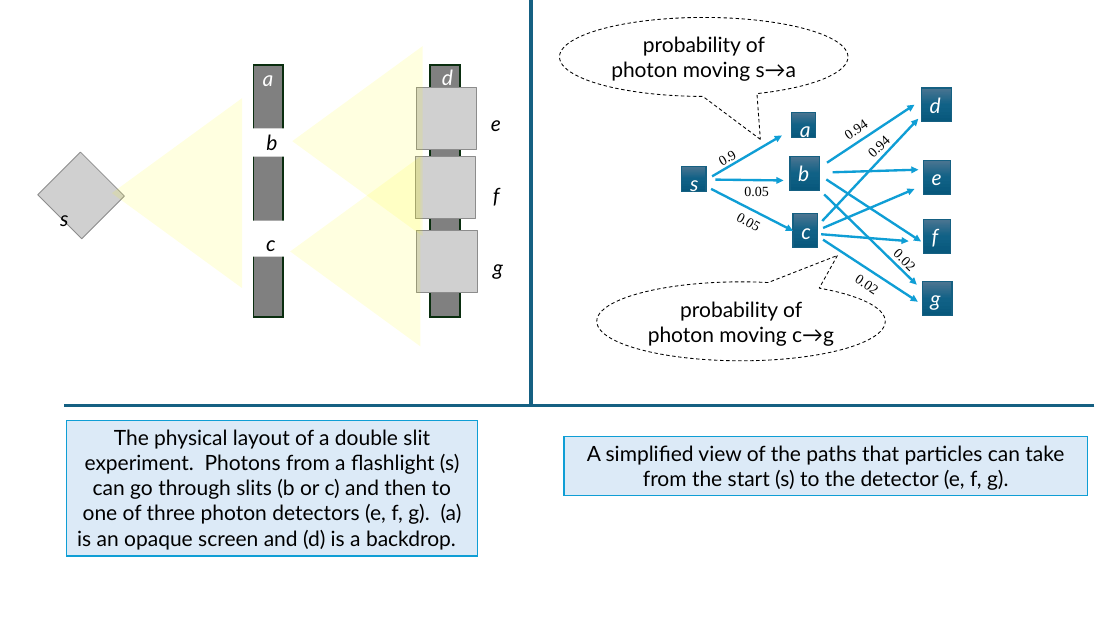
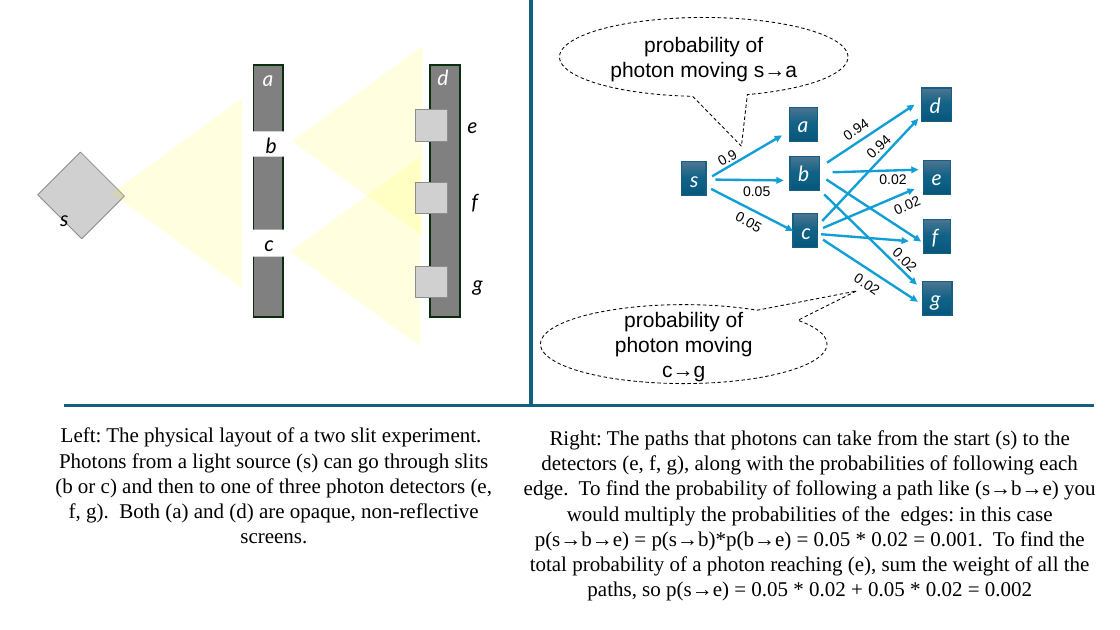
Before and after one commit to wwcohen/wwcohen.github.io, a slide deck: slide 1 of qm/double-slit.pptx. Drawn at 1120x630 pixels with LibreOffice and Linux fonts; fonts in the diff are those of the drawing; grey boxes stand for pictures. Boxes give left, top, right and bottom in pixels: in the first picture for what was removed or moved away, otherwise in the second. Text is boxed around its words. In the diff, an @@ line names an element or a change of style, - is before the commit and + after.

```diff
--- a/qm/double-slit.pptx
+++ b/qm/double-slit.pptx
@@ speech bubble "probability of photon moving s→a" at (x1=560, y1=18, x2=848, y2=97): font Lato to Arial; proportions changed @@
@@ picture removed at (x1=416, y1=87, x2=476, y2=150) @@
@@ text "d" rewrapped from (x1=442, y1=69, x2=453, y2=90) to (x1=437, y1=69, x2=448, y2=85) @@
@@ picture added at (x1=416, y1=110, x2=448, y2=141) @@
@@ text "e" moved from (x1=491, y1=120, x2=501, y2=131) to (x1=467, y1=122, x2=477, y2=133) @@
@@ rectangle "a" resized from (x1=791, y1=113, x2=816, y2=138) to (x1=790, y1=108, x2=818, y2=141) @@
@@ text "b" rewrapped from (x1=266, y1=134, x2=277, y2=150) to (x1=266, y1=137, x2=277, y2=158) @@
@@ picture removed at (x1=415, y1=157, x2=476, y2=219) @@
@@ rectangle "s" resized from (x1=682, y1=166, x2=707, y2=192) to (x1=682, y1=162, x2=707, y2=196) @@
@@ rectangle "s" at (x1=682, y1=162, x2=707, y2=196): vertical alignment top to middle @@
@@ text added at (x1=879, y1=174, x2=906, y2=184), 12 pt, text #000000 @@
+0.02
@@ picture added at (x1=416, y1=182, x2=448, y2=213) @@
@@ text "f" moved from (x1=493, y1=187, x2=500, y2=206) to (x1=471, y1=193, x2=478, y2=212) @@
@@ rectangle resized from (x1=221, y1=221, x2=307, y2=257) to (x1=221, y1=230, x2=307, y2=257) @@
@@ picture removed at (x1=417, y1=230, x2=477, y2=292) @@
@@ font Times New Roman to Arial in 7 elements at (x1=721, y1=150, x2=738, y2=169), (x1=751, y1=582, x2=788, y2=597), (x1=743, y1=186, x2=770, y2=196), (x1=871, y1=532, x2=908, y2=547), (x1=872, y1=144, x2=880, y2=163), (x1=848, y1=124, x2=864, y2=144), (x1=926, y1=582, x2=963, y2=597) @@
@@ picture added at (x1=416, y1=266, x2=448, y2=297) @@
@@ text "g" moved from (x1=493, y1=264, x2=503, y2=279) to (x1=473, y1=280, x2=483, y2=295) @@
@@ speech bubble "probability of photon moving c→g" at (x1=540, y1=305, x2=827, y2=384): font Lato to Arial; proportions changed @@
@@ speech bubble "probability of photon moving c→g" moved from (x1=597, y1=282, x2=885, y2=361) to (x1=540, y1=305, x2=827, y2=384) @@
@@ text "Left: The physical layout of ..." moved from (x1=67, y1=420, x2=478, y2=556) to (x1=55, y1=427, x2=493, y2=544) @@
@@ text "Left: The physical layout of ..." at (x1=55, y1=427, x2=493, y2=544): fill #DCEAF7 to none; outline #0F9ED5 1 pt to none @@
@@ text at (x1=55, y1=427, x2=493, y2=544): text changed; font Lato to Times New Roman @@
-The physical layout of a double slit experiment. Photons from a flashlight (s) can go through slits (b or c) and then to one of three photon detectors (e, f, g). (a) is an opaque screen and (d) is a backdrop.
+Left: The physical layout of a two slit experiment. Photons from a light source (s) can go through slits (b or c) and then to one of three photon detectors (e, f, g). Both (a) and (d) are opaque, non-reflective screens.
@@ text "Right: The paths that photons ..." at (x1=524, y1=430, x2=1095, y2=601): fill #DCEAF7 to none; outline #0F9ED5 1 pt to none @@
@@ text "Right: The paths that photons ..." moved from (x1=564, y1=437, x2=1087, y2=497) to (x1=524, y1=430, x2=1095, y2=601) @@
@@ text at (x1=524, y1=430, x2=1095, y2=601): text changed; font Lato to Times New Roman @@
-A simplified view of the paths that particles can take from the start (s) to the detector (e, f, g).
+Right: The paths that photons can take from the start (s) to the detectors (e, f, g), along with the probabilities of following each edge. To find the probability of following a path like (s→b→e) you would multiply the probabilities of the edges: in this case p(s→b→e) = p(s→b)*p(b→e) = 0.05 * 0.02 = 0.001. To find the total probability of a photon reaching (e), sum the weight of all the paths, so p(s→e) = 0.05 * 0.02 + 0.05 * 0.02 = 0.002
@@ text added at (x1=809, y1=582, x2=846, y2=597), 12 pt, text #000000 @@
+0.02
```
Also in this commit, not shown: 2 other files.
